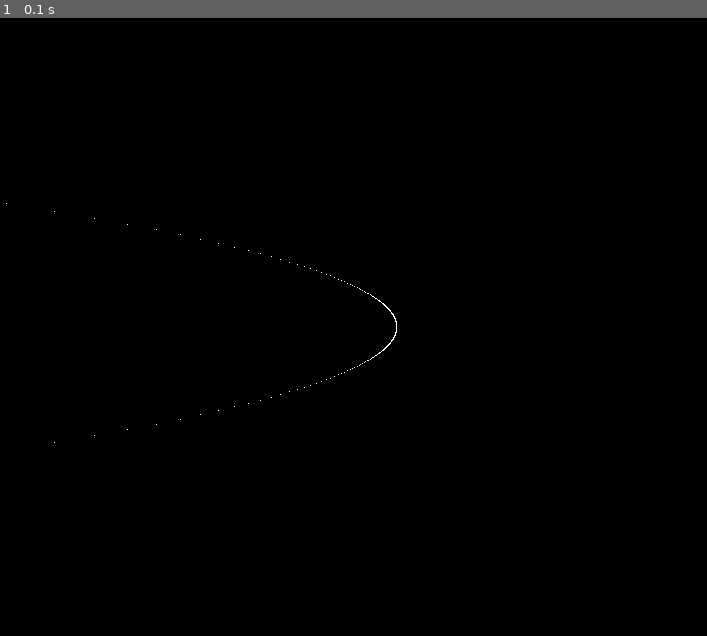
Above: before the commit, frame 1.
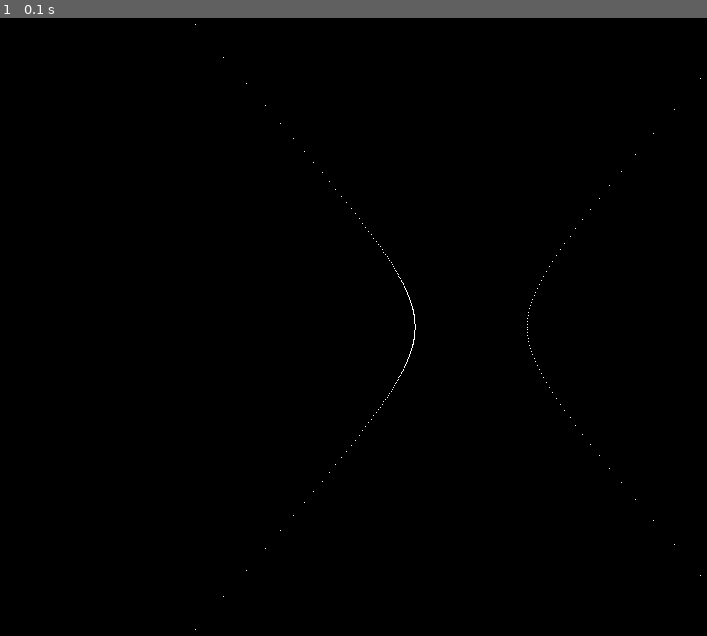
Above: after the commit, the same moment.

Repository: jpgtordilla/TransferOrbit
Game: pygame game, started from main.py
Same seed, same stepped clock (60 frames per second), same inputs: the game is played once before the commit and once after it.
Inputs:
- Up to frame 1 (0.1 s): no input

The runs differ from the first frame. In frame 1, 0.1% of the frame differs, in the area x 0-100%, y 0-100%.

Commit message:
refactored to a single file, eliminated flickering (I think)

Diff:
--- a/graph_orbits.py
+++ b/graph_orbits.py
@@ -27,14 +27,21 @@
 - epsilon > 1     -- E > 0 -- hyperbola
 
 """
-import sys
+import numpy as np
+import pygame
+from pygame.locals import *
 
-import numpy as np
-import pygame_main as pm
+def game_loop():
+    parabola = OrbitGrapher(epsilon=1.5)  # parabola
+    parabola.graph_orbit()
+    while True:
+        pygame.display.update()
+        for event in pygame.event.get():
+            if event.type == QUIT:
+                pygame.quit()
 
 class OrbitGrapher:
-
-    def __init__(self, epsilon=0, l=10**24, m1=5.97219*10**24, m2=10**13):
+    def __init__(self, epsilon=0.0, l=10**24, m1=5.97219*10**24, m2=10**13):
         self.G = 6.67430 * 10 ** -11  # gravitational const.
         self.M1 = m1  # mass of Earth
         self.M2 = m2  # mass of a typical comet
@@ -44,6 +51,22 @@
         self.EPSILON = epsilon # eccentricity
         self.C = self.L**2 / (self.GAMMA * self.MU)
 
+        """PYGAME CONSTANTS
+        (https://inventwithpython.com/pygameHelloWorld.py)
+        """
+        self.surface = None
+        self.WIDTH = 800
+        self.HEIGHT = 800
+        self.BLACK = (0, 0, 0)
+        self.WHITE = (255, 255, 255)
+
+        self.init_pygame()
+
+    def init_pygame(self):
+        pygame.init()
+        self.surface = pygame.display.set_mode([self.WIDTH, self.HEIGHT])
+        pygame.display.set_caption("Orbit Graph")
+
     def r_orbit(self, phi):
         return self.C/(1 + self.EPSILON * np.cos(phi))
 
@@ -51,11 +74,6 @@
         return self.GAMMA ** 2 * self.MU * (self.EPSILON ** 2 - 1) / 2 * self.L ** 2
 
     def graph_orbit(self, num_points=300, percent=0.1):
-        # energy and orbit information
-        print(f"Energy: {self.energy()}")
-        print(f"Orbit for 0 phi: {self.r_orbit(0)}")
-        print(f"Orbit for 3PI/2 phi: {self.r_orbit(3 * np.pi / 2)}")
-
         # graph orbit
         # - for (default=360) equally spaced points, calculate r and add to 2D list
         # - graph each point in each array (x and y)
@@ -101,15 +119,14 @@
         # get max in the list
         # find dividing factor that reduced it to the width of the screen (divided by 2)
         r_max = max([abs(elem[0]) for elem in r_list])
-        factor = r_max / (pm.WIDTH / 2)
+        factor = r_max / (self.WIDTH / 2)
 
         # graph each point
         for i in range(len(x_point_list)):
-            current_x_coord = int((x_point_list[i] / factor) + pm.WIDTH / 2)
-            current_y_coord = int((y_point_list[i] / factor) + pm.HEIGHT / 2)
+            current_x_coord = int((x_point_list[i] / factor) + self.WIDTH / 2)
+            current_y_coord = int((y_point_list[i] / factor) + self.HEIGHT / 2)
             # plot point
-            pm.surface.set_at((current_x_coord, current_y_coord), pm.WHITE)
+            self.surface.set_at((current_x_coord, current_y_coord), self.WHITE)
 
         # draw the window and run the game loop
-        pm.pygame.display.update()
-        pm.game_loop()
+        # pygame.display.update()
--- a/main.py
+++ b/main.py
@@ -21,8 +21,14 @@
 - epsilon > 1     -- E > 0 -- hyperbola
 
 """
-from graph_orbits import OrbitGrapher
+from graph_orbits import game_loop
 
 if __name__ == '__main__':
-    parabola = OrbitGrapher(epsilon=1) # parabola
-    parabola.graph_orbit()
+    game_loop()
+
+"""NOTES:
+- fix flickering and make it possible to draw multiple on the same window
+- draw earth at foci (left for hyperbola or Earth) or center (for circle)
+- create satellite that starts at phi = 0
+- animate satellite over time
+"""
--- a/pygame_main.py
+++ /dev/null
@@ -1,19 +0,0 @@
-import pygame
-from pygame.locals import *
-
-"""INITIATE PYGAME
-(https://inventwithpython.com/pygameHelloWorld.py)
-"""
-WIDTH = 800
-HEIGHT = 800
-BLACK = (0, 0, 0)
-WHITE = (255, 255, 255)
-pygame.init()
-surface = pygame.display.set_mode([WIDTH, HEIGHT])
-pygame.display.set_caption("Orbit Graph")
-
-def game_loop():
-    while True:
-        for event in pygame.event.get():
-            if event.type == QUIT:
-                pygame.quit()
